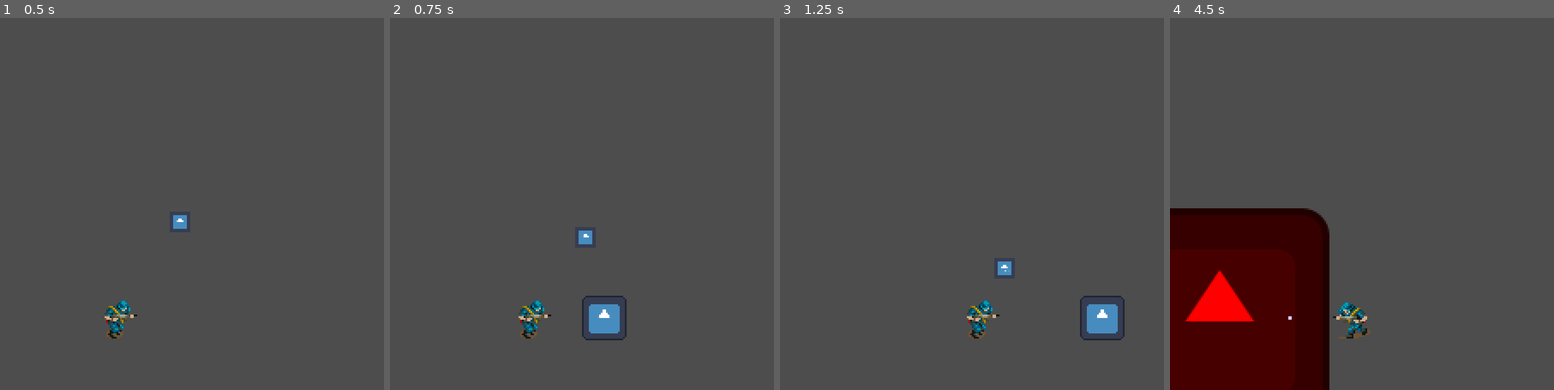
Above: before the commit, frames 1-4 (left to right).
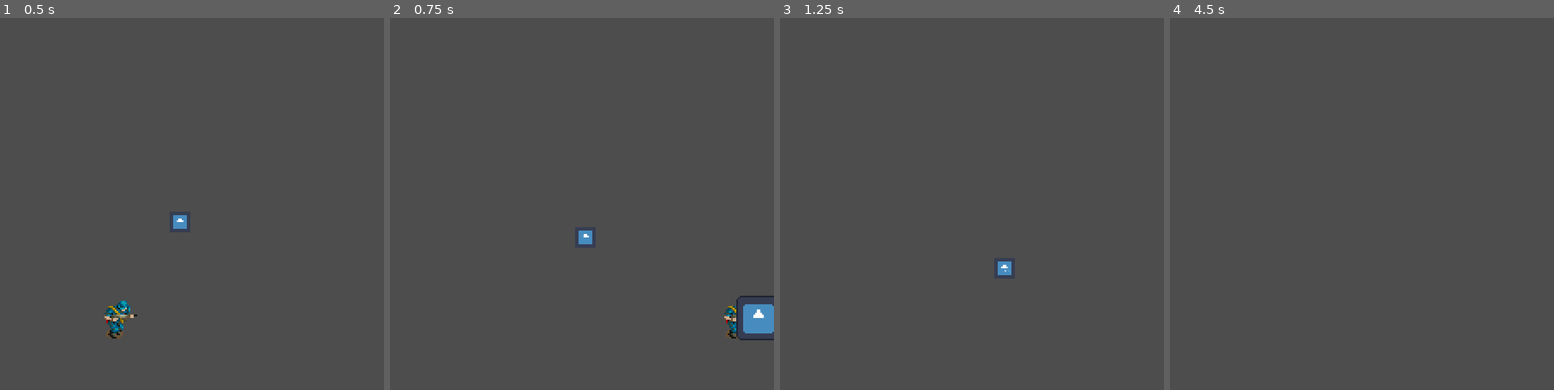
Above: after the commit, the same moments.

Repository: igoralves3/T2ProgIA
Game: Godot game, scene res://Cenas/CenaTeste1.tscn
The game is run twice, just before and just after one commit, with the same random seed, the same clock (stepped at 60 frames per second) and the same inputs. The engine's default icon, where the game draws it, is replaced by a stand-in: a white triangle on a blue panel in a dark square.
Inputs:
- Up to frame 1 (0.5 s): no input
- Up to frame 2 (0.75 s): hold Right (Right) from 0.53 s (still down); hold X (Grenade) from 0.53 s (still down)
- Up to frame 3 (1.25 s): keep holding Right (Right); keep holding X (Grenade)
- Up to frame 4 (4.5 s): release Right (Right) at 1.28 s; release X (Grenade) at 1.28 s; hold Down (Down) 1.28-2.03 s; tap X (Grenade) at 1.35, 2.3, 2.85 s; hold Right (Right) 2.03-2.78 s; hold Z (Shoot) 2.03-2.78 s; hold Up (Up) 2.78-3.53 s; hold X (Grenade) 3.53-4.28 s; hold Left (Left) from 3.53 s (still down); tap Z (Shoot) at 4.35 s

Frame 1 is identical in both runs. In frame 2, 2.2% of the frame differs, in the area x 33-100%, y 74-87%; in frame 3, 1.3%; in frame 4, 21%, in the area x 0-53%, y 51-100%.

Commit message:
arvores prontas, granadas destroem arvores se for do jogador

Diff:
--- a/Componentes/AreaHazardDestructable/arvore.tscn
+++ b/Componentes/AreaHazardDestructable/arvore.tscn
@@ -7,7 +7,7 @@
 size = Vector2(8, 8)
 
 [node name="Arvore" type="StaticBody2D"]
-collision_layer = 8
+collision_layer = 9
 collision_mask = 2
 script = ExtResource("1_18k4r")
 
--- a/Componentes/Bullets/PlayerBullet.gd
+++ b/Componentes/Bullets/PlayerBullet.gd
@@ -36,3 +36,8 @@
 	await get_tree().create_timer(tempo_animacao).timeout
 #	await get_tree().process_frame
 	queue_free()
+
+
+func _on_body_entered(body: Node2D) -> void:
+	print (body, "player bullet hit")
+	pass # Replace with function body.
--- a/Componentes/Bullets/PlayerBullet.tscn
+++ b/Componentes/Bullets/PlayerBullet.tscn
@@ -7,7 +7,7 @@
 size = Vector2(2, 2)
 
 [node name="Bullet" type="Area2D"]
-collision_layer = 2
+collision_layer = 0
 collision_mask = 4
 script = ExtResource("1_l40bo")
 
@@ -29,5 +29,6 @@
 [node name="Timer" type="Timer" parent="."]
 unique_name_in_owner = true
 
+[connection signal="body_entered" from="." to="." method="_on_body_entered"]
 [connection signal="screen_exited" from="VisibleOnScreenNotifier2D" to="." method="_on_visible_on_screen_notifier_2d_screen_exited"]
 [connection signal="timeout" from="Timer" to="." method="_on_timer_timeout"]
--- a/Componentes/Explosao_Granada/ExplosaoGranada.gd
+++ b/Componentes/Explosao_Granada/ExplosaoGranada.gd
@@ -1,16 +1,28 @@
 extends Area2D
 
-
-var tempo_para_sumir: float = 1.0
-
-@export var dono: CharacterBody2D
+var tempo_para_sumir: float = 1.255 #+- isso
+var dono: String = ""
 
 func _ready():
 	%Timer.wait_time = tempo_para_sumir
 	%Timer.start()
 	print('explosao')
+	if dono == "Player": #jogador
+		set_collision_layer_value(2, true) #layer do jogador
+		set_collision_mask_value(3, true) #ver inimigos
+		set_collision_mask_value(4, true) #ver objetos destrutiveis
+	else: #inimigo
+		set_collision_layer_value(3, true) #layer do inimigo
+		set_collision_mask_value(2, true) #ver jogador
 
+#func _process(delta: float) -> void:
+#	print (dono)
 
 func _on_timer_timeout() -> void:
 	print('fim explosao')
 	queue_free()
+
+
+func _on_body_entered(body: Node2D) -> void:
+#	print (body)
+	body.grenade_hit()
--- a/Componentes/Explosao_Granada/ExplosaoGranada.tscn
+++ b/Componentes/Explosao_Granada/ExplosaoGranada.tscn
@@ -4,15 +4,19 @@
 [ext_resource type="Texture2D" uid="uid://cihyld6i2rjna" path="res://icon.svg" id="2_otu8y"]
 
 [sub_resource type="RectangleShape2D" id="RectangleShape2D_otu8y"]
+size = Vector2(112, 113)
 
 [node name="ExplosaoGranada" type="Area2D"]
 modulate = Color(1, 0, 0, 1)
+collision_layer = 0
+collision_mask = 0
 script = ExtResource("1_2bxbb")
 
 [node name="Sprite2D" type="Sprite2D" parent="."]
 texture = ExtResource("2_otu8y")
 
 [node name="CollisionShape2D" type="CollisionShape2D" parent="."]
+position = Vector2(-3, -1.5)
 shape = SubResource("RectangleShape2D_otu8y")
 
 [node name="VisibleOnScreenNotifier2D" type="VisibleOnScreenNotifier2D" parent="."]
@@ -20,4 +24,5 @@
 [node name="Timer" type="Timer" parent="."]
 unique_name_in_owner = true
 
+[connection signal="body_entered" from="." to="." method="_on_body_entered"]
 [connection signal="timeout" from="Timer" to="." method="_on_timer_timeout"]
--- a/Componentes/Granada/Granada.gd
+++ b/Componentes/Granada/Granada.gd
@@ -6,8 +6,7 @@
 var tempo_para_sumir: float = 0.72
 const SPEED = 125.0 #para andar 90 pixels
 
-@export var dono: CharacterBody2D
-
+var dono: String = ""
 @export var explosao: PackedScene
 
 #var frames : float = 0.0
@@ -31,8 +30,8 @@
 func gera_explosao():
 	var explosao_instance = explosao.instantiate()
 	explosao_instance.global_transform = global_transform
-	if dono:
-		explosao_instance.dono = dono
+#	if dono:
+	explosao_instance.dono = dono
 	get_parent().add_child(explosao_instance)
 
 func _on_timer_timeout() -> void:
--- a/Componentes/Granada/Granada.tscn
+++ b/Componentes/Granada/Granada.tscn
@@ -7,8 +7,8 @@
 [sub_resource type="RectangleShape2D" id="RectangleShape2D_4newe"]
 
 [node name="Granada" type="Area2D"]
-collision_layer = 2
-collision_mask = 12
+collision_layer = 0
+collision_mask = 0
 script = ExtResource("1_yonep")
 explosao = ExtResource("2_1lei2")
 
--- a/Componentes/Player/PlayerScript.gd
+++ b/Componentes/Player/PlayerScript.gd
@@ -3,7 +3,7 @@
 
 var canShoot: bool = true
 
-const SPEED = 68.0 # 3 segundos pra atravessar a tela da esquerda pra direita
+const SPEED = 668.0 # 3 segundos pra atravessar a tela da esquerda pra direita
 
 @export var bullet :PackedScene
 @export var grenade :PackedScene
@@ -143,7 +143,7 @@
 			grenade_instance.global_transform = global_transform
 			grenade_instance.position += dir * 40
 			grenade_instance.motion = dir
-			grenade_instance.dono = self
+			grenade_instance.dono = "Player"
 			get_parent().add_child(grenade_instance)
 #			_animated_sprite.play("throw_grenade")
 			await get_tree().create_timer(0.72).timeout #tempo real 0.72 + 0.14 total
--- a/arvore.gd
+++ b/arvore.gd
@@ -17,3 +17,6 @@
 		collision.position = Vector2(-4, collision.position.y)
 		if tocar_animacao:
 			animation.play()
+
+func grenade_hit():
+	queue_free()
